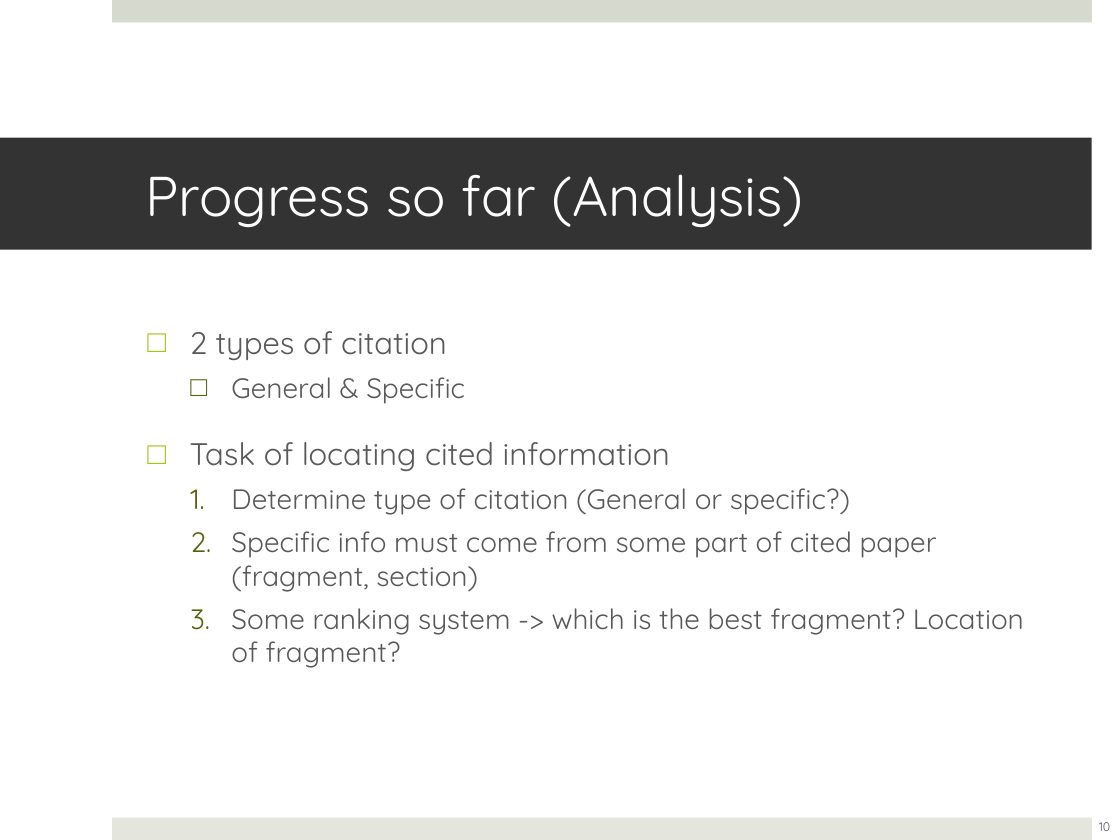
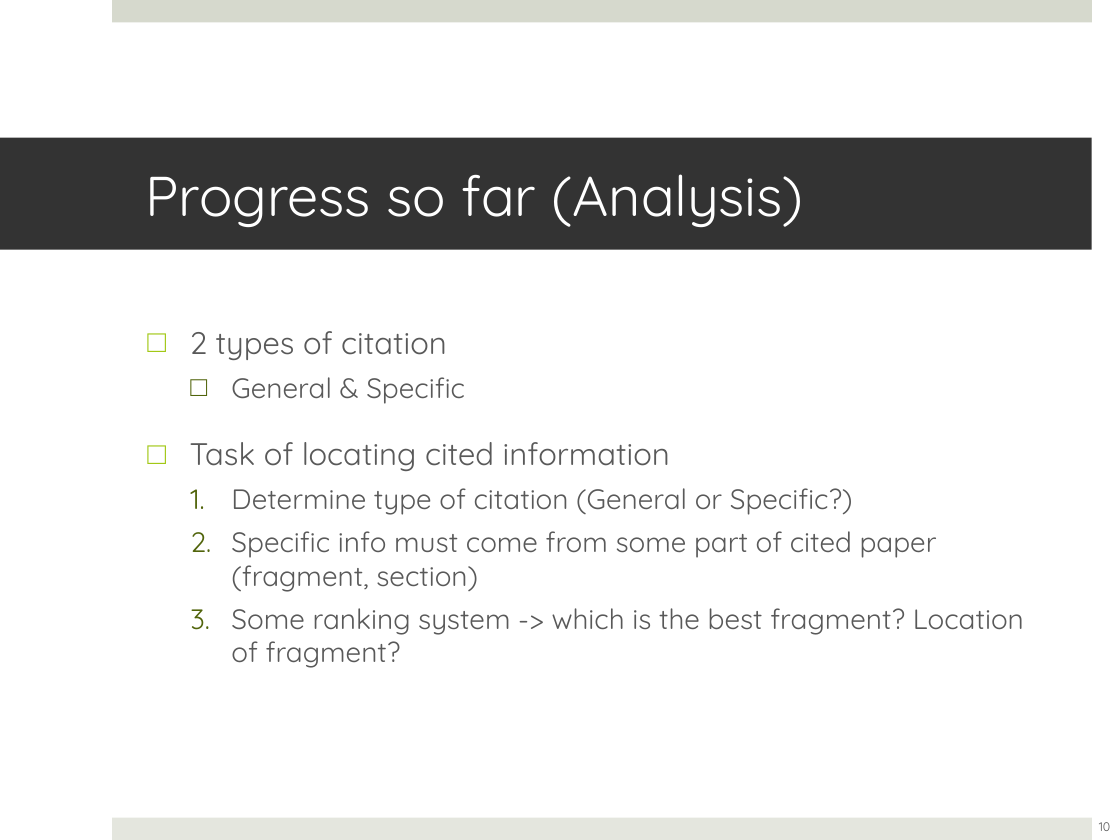
Before and after one commit to lwheng/fyp, a slide deck: slide 10 of presentation/fypupdate25may2012.ppt. Drawn at 1120x840 pixels with LibreOffice and Linux fonts; fonts in the diff are those of the drawing. Boxes give left, top, right and bottom in pixels: in the first picture for what was removed or moved away, otherwise in the second. Text is boxed around its words. In the diff, an @@ line names an element or a change of style, - is before the commit and + after.

```diff
--- a/presentation/fypupdate25may2012.ppt
+++ b/presentation/fypupdate25may2012.ppt
@@ text at (231,488,853,515): text changed @@
-  1. Determine type of citation (General or specific?)
+  1. Determine type of citation (General or Specific?)
```
Also in this commit, not shown: 2 other files.
